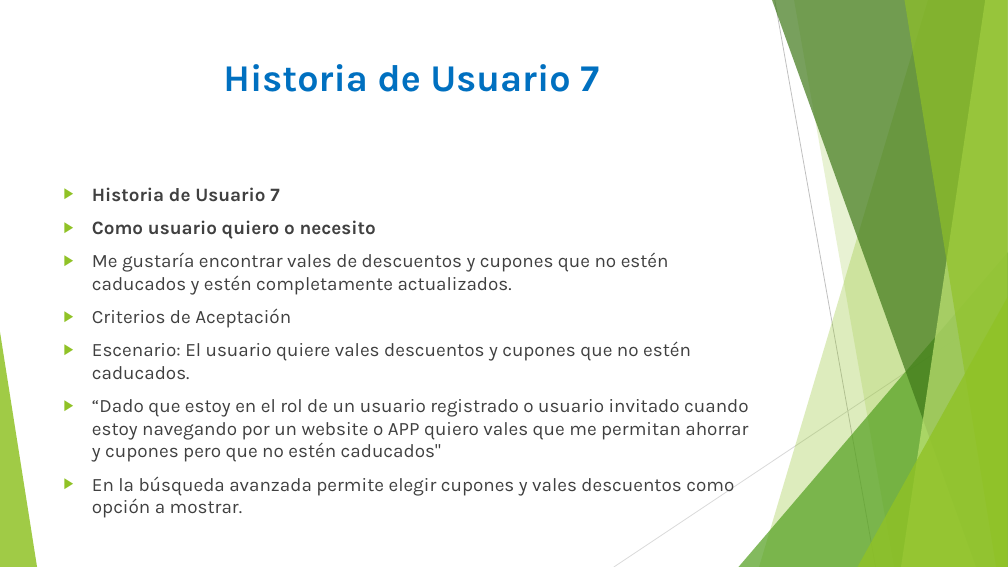
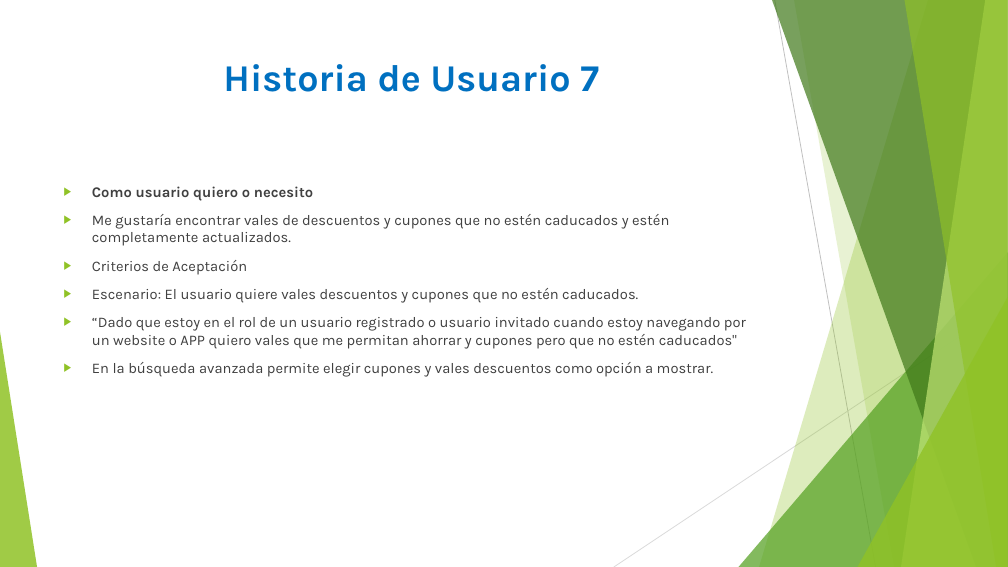
Before and after one commit to Eugenio199226/Ahorrando-Ando, a slide deck: slide 8 of Documentacion/historias de usuario/Criterios de Aceptación/Criterios de Aceptación.pptx. Drawn at 1008x567 pixels with LibreOffice and Linux fonts; fonts in the diff are those of the drawing. Boxes give left, top, right and bottom in pixels: in the first picture for what was removed or moved away, otherwise in the second. Text is boxed around its words. In the diff, an @@ line names an element or a change of style, - is before the commit and + after.

Commit message:
criterios

```diff
--- a/Documentacion/historias de usuario/Criterios de Aceptación/Criterios de Aceptación.pptx
+++ b/Documentacion/historias de usuario/Criterios de Aceptación/Criterios de Aceptación.pptx
@@ text "Como usuario quiero o necesito" at <box>92,186,746,377</box>: size 18 to 14 pt @@
@@ text at <box>92,187,279,202</box>: paragraph removed @@
-▶ Historia de Usuario 7
```
Also in this commit, not shown: 3 other slides changed.
